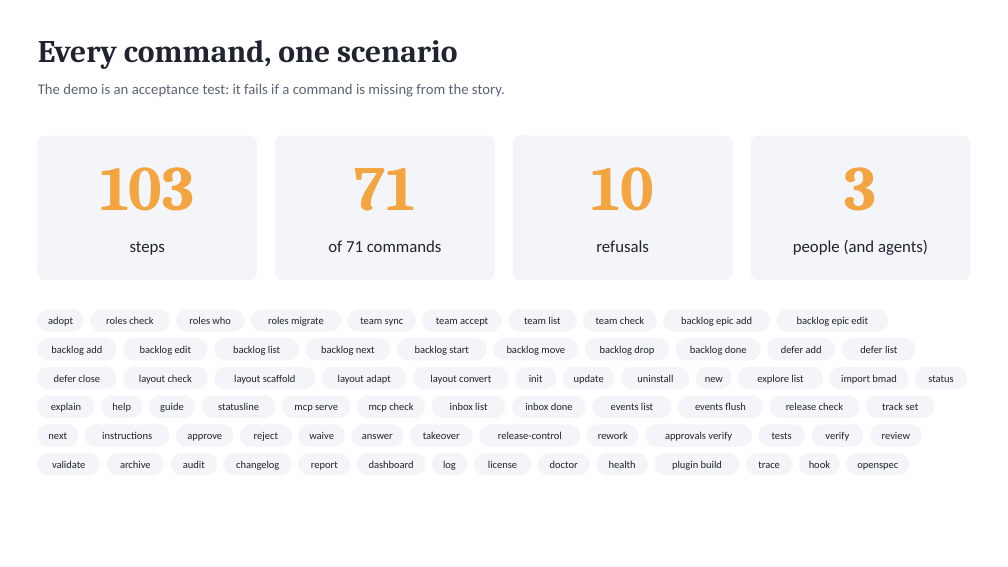
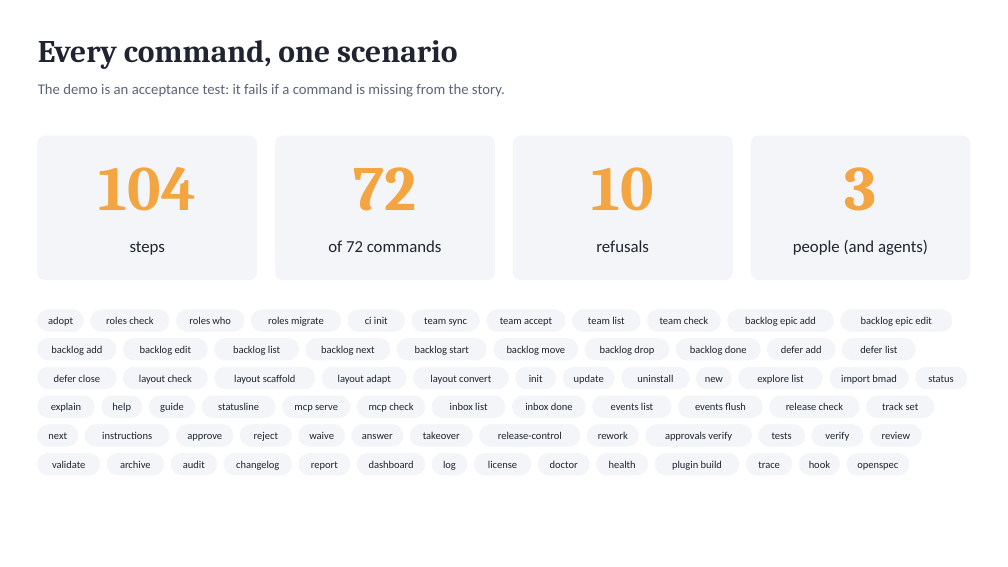
Before and after one commit to marin-ai-tech/sdlc, a slide deck: slide 20 of docs/demo/sdlc-calculator-demo.en.pptx. Drawn at 1008x567 pixels with LibreOffice and Linux fonts; fonts in the diff are those of the drawing. Boxes give left, top, right and bottom in pixels: in the first picture for what was removed or moved away, otherwise in the second. Text is boxed around its words. In the diff, an @@ line names an element or a change of style, - is before the commit and + after.

Commit message:
feat: sdlc ci init for GitHub and GitLab; ${HEAD} only on committed code; simplifier by default (0.17.0)
- sdlc ci init --provider github|gitlab writes a starter CI configuration
  on a full clone that installs this sdlc version and runs sdlc validate
  --all and sdlc approvals verify. GitLab jobs go to .gitlab/sdlc.yml; an
  existing .gitlab-ci.yml is never edited. --check <server> adds a ready
  ci-green check to verify.mcp. Only a person may run it.
- A verify.mcp or release.mcp check that uses ${HEAD} is not called while
  code outside openspec/ is uncommitted; it says to commit first.
- The build workflow runs the sdlc-simplifier subagent after the last
  task and before sdlc verify; stages.build.simplify: false turns it off.

SDLC-Agent: claude-code

```diff
--- a/docs/demo/sdlc-calculator-demo.en.pptx
+++ b/docs/demo/sdlc-calculator-demo.en.pptx
@@ text at box(99, 167, 196, 211): text changed @@
-103
+104
@@ text at box(353, 167, 416, 211): text changed @@
-71
+72
@@ text at box(328, 240, 442, 252): text changed @@
-of 71 commands
+of 72 commands
@@ rounded rectangle: place and size @@
-rounded rectangle at box(348, 310, 415, 331)
+rounded rectangle at box(348, 310, 405, 331)
@@ text added at box(365, 317, 388, 324), 10 pt, text #1F2430 @@
+ci init
@@ rounded rectangle: place and size @@
-rounded rectangle at box(423, 310, 501, 331)
+rounded rectangle at box(412, 310, 479, 331)
@@ rounded rectangle: place and size @@
-rounded rectangle at box(509, 310, 576, 331)
+rounded rectangle at box(487, 310, 565, 331)
@@ rounded rectangle: place and size @@
-rounded rectangle at box(584, 310, 656, 331)
+rounded rectangle at box(572, 310, 640, 331)
@@ rounded rectangle: place and size @@
-rounded rectangle at box(664, 310, 770, 331)
+rounded rectangle at box(647, 310, 720, 331)
@@ 6 texts: place and size @@
-6 texts at box(360, 316, 868, 326)
+6 texts at box(424, 316, 932, 326)
@@ rounded rectangle: place and size @@
-rounded rectangle at box(777, 310, 889, 331)
+rounded rectangle at box(728, 310, 834, 331)
@@ rounded rectangle added at box(841, 310, 952, 331), fill #F3F5F8, outline #F3F5F8 1 pt @@
```
Also in this commit, not shown: 8 other slides changed, 59 other files.
